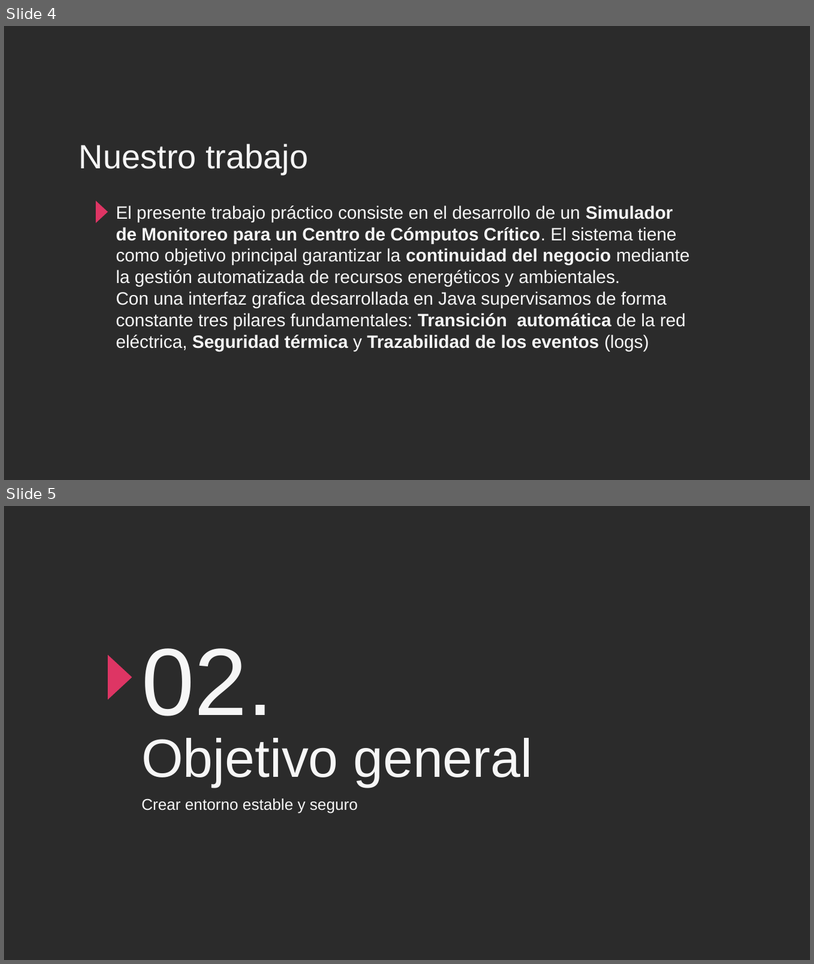
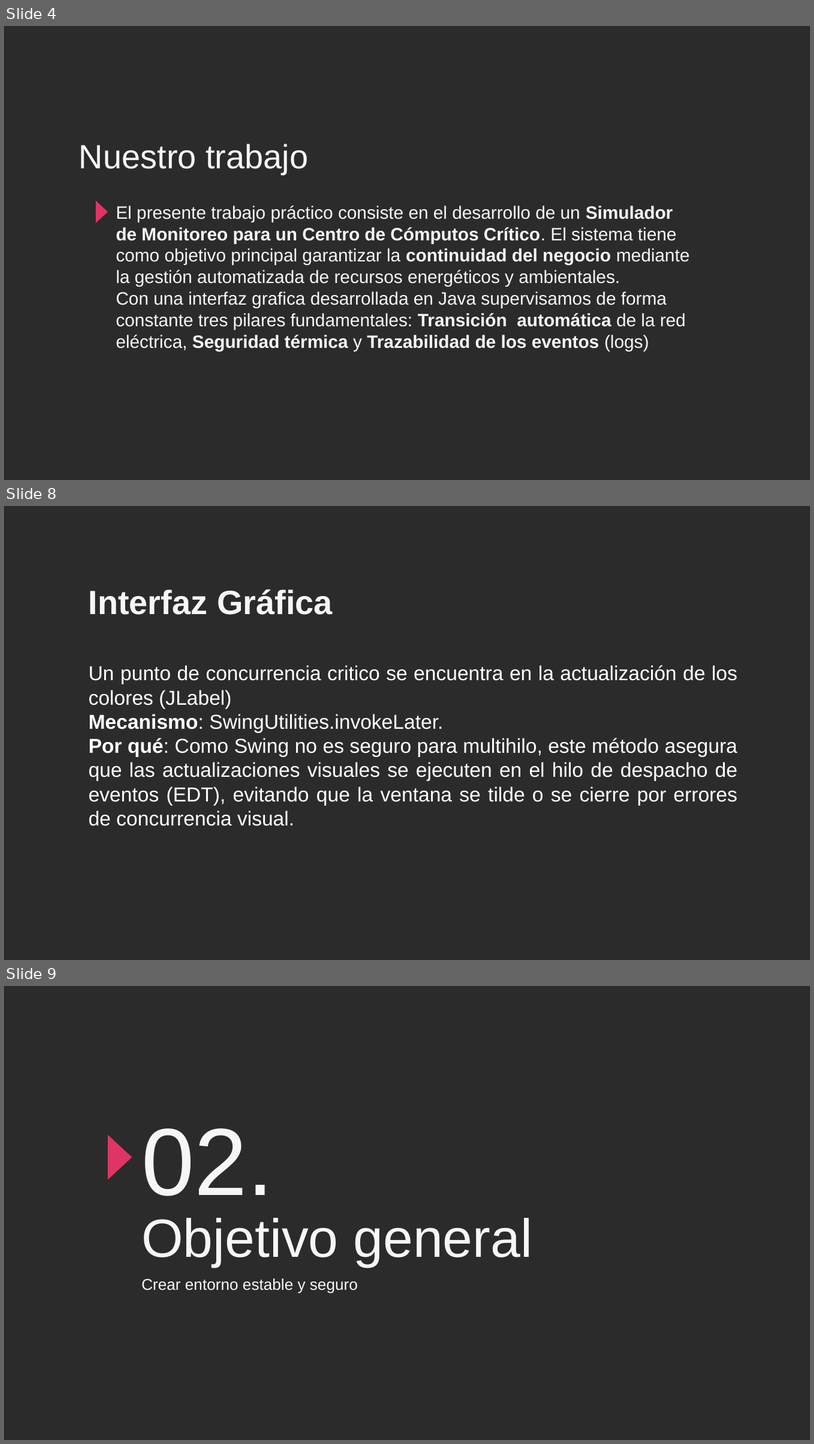
Before and after one commit to Juanpasq/concurrente-datacenter, a slide deck: documentacion/datacenter-final.pptx. Shown one above the other, each under a label of ours: slides 4 and 5 before the commit, slides 4, 8 and 9 after it; the slides between them are not shown. The pictures are 814x964 and 814x1444 pixels, drawn with LibreOffice and Linux fonts; fonts in the diff are those of the drawing; background and template pictures are left out; a plain dark background stands for a picture behind light text. Boxes give left, top, right and bottom in pixels: in the first picture for what was removed or moved away, otherwise in the second. Text is boxed around its words. In the diff, an @@ line names an element or a change of style, - is before the commit and + after.

Commit message:
actualizacion documentos

```diff
--- a/documentacion/datacenter-final.pptx
+++ b/documentacion/datacenter-final.pptx
@@ slide 8 added at [4,506,810,960], background picture (left out) @@
@@ title added at [89,589,333,615], 30 pt, text #F6F6F6, bold @@
+Interfaz Gráfica
@@ subtitle added at [89,665,738,826], 18 pt, text #FFFFFF @@
+Un punto de concurrencia critico se encuentra en la actualización de los colores (JLabel)
+Mecanismo: SwingUtilities.invokeLater.
+Por qué: Como Swing no es seguro para multihilo, este método asegura que las actualizaciones visuales se ejecuten en el hilo de despacho de eventos (EDT), evitando que la ventana se tilde o se cierre por errores de concurrencia visual.
@@ what was slide 5 is now slide 9 @@
```
Also in this commit, not shown: 3 other slides added, 1 other file.
